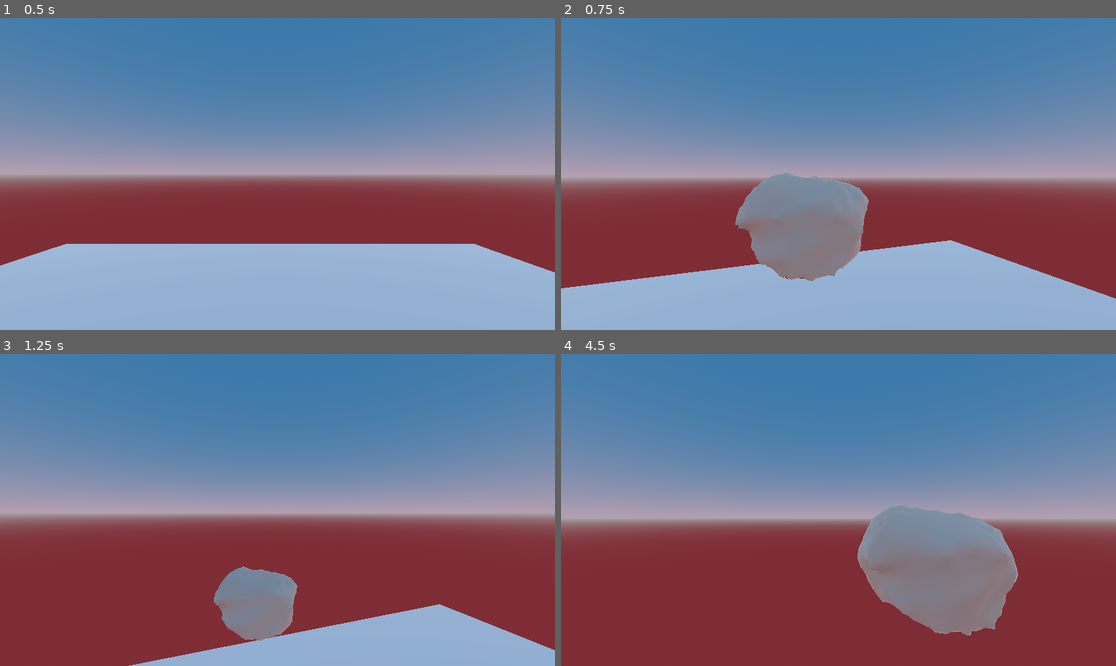
Above: before the commit, frames 1-4 (two rows, left to right).
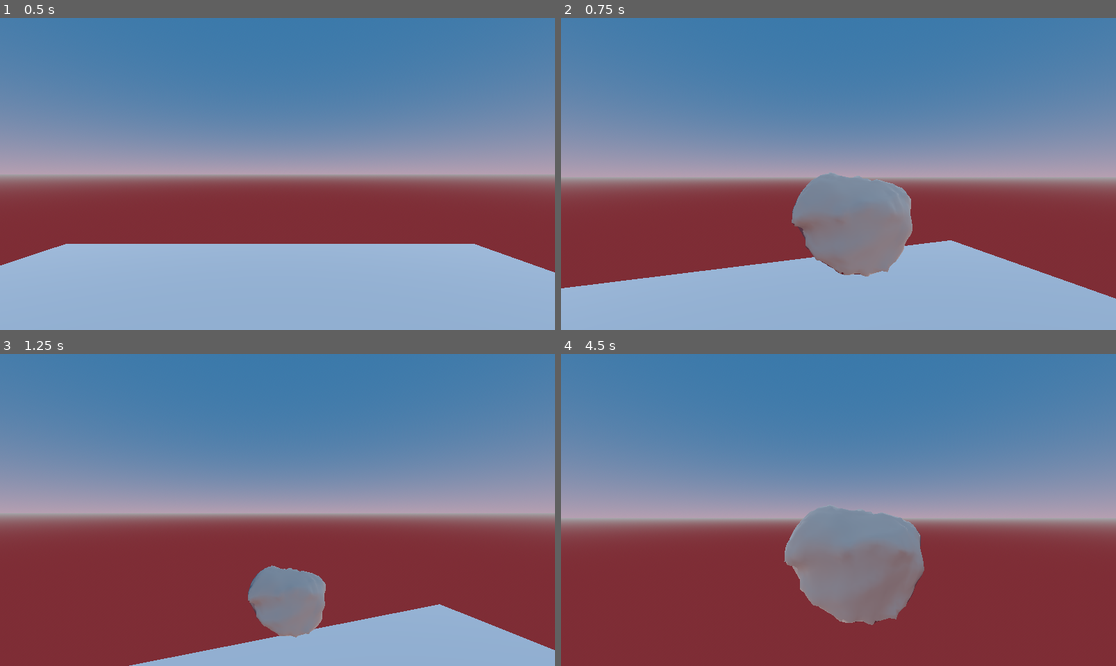
Above: after the commit, the same moments.

Repository: kokiheey/bakarkiller
Game: Godot game, scene res://main.tscn
Two runs of this game, one before a commit and one after it. Both use one fixed random seed, a clock stepped at 60 frames per second and the inputs below.
Inputs (mouse positions are in pixels of both pictures, inside the frame that each line leads up to):
- Up to frame 1 (0.5 s): no input
- Up to frame 2 (0.75 s): tap Enter at 0.5 s; move the mouse to (866, 174) at 0.52 s; press the mouse at (866, 174) at 0.53 s; hold W (up) from 0.53 s (still down)
- Up to frame 3 (1.25 s): keep holding W (up)
- Up to frame 4 (4.5 s): keep holding W (up); move the mouse to (810, 510) at 1.27 s; release the mouse at (810, 510) at 1.28 s; click (810, 510) at 1.35 s; move the mouse to (849, 503) at 2.02 s; press the mouse at (849, 503) at 2.03 s; move the mouse to (832, 516) at 2.77 s; release the mouse at (832, 516) at 2.78 s; click (832, 516) at 2.85 s; move the mouse to (877, 513) at 3.52 s; press the mouse at (877, 513) at 3.53 s; move the mouse to (794, 506) at 4.27 s; release the mouse at (794, 506) at 4.28 s; click (794, 506) at 4.35 s

Frame 1 is identical in both runs. In frame 2, 6.0% of the frame differs, in the area x 31-64%, y 49-85%; in frame 3, 2.6%; in frame 4, 11%, in the area x 40-83%, y 48-91%.

Commit message:
Fix copper gun

Diff:
--- a/Assets/player.gd
+++ b/Assets/player.gd
@@ -30,8 +30,9 @@
 		if event.is_action_pressed("click"):
 			var ciga = bakar.instantiate()
 			ciga.scale = Vector3(0.01, 0.01, 0.01)
+			ciga.transform.basis = transform.basis
 			get_parent().add_child(ciga)
 			ciga.position = position
-			ciga.position.z = position.z - 2
+			ciga.global_transform.origin -= global_transform.basis.z *2
 			ciga.linear_velocity = -global_transform.basis.z * speed
 			ciga.global_transform.basis = global_transform.basis
